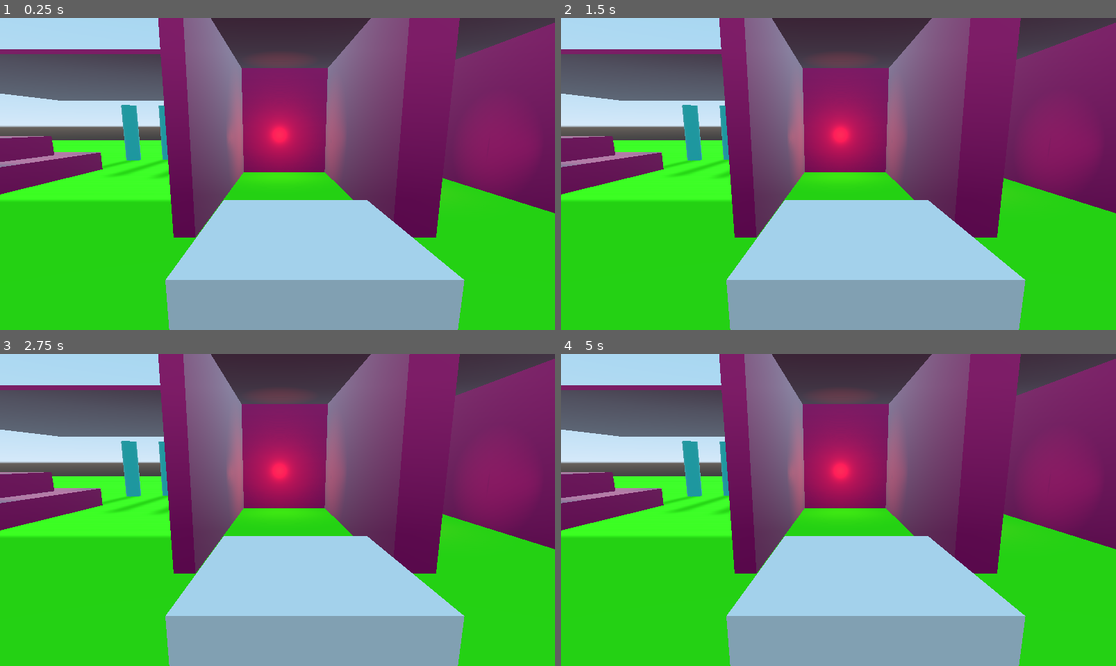
Above: before the commit, frames 1-4 (two rows, left to right).
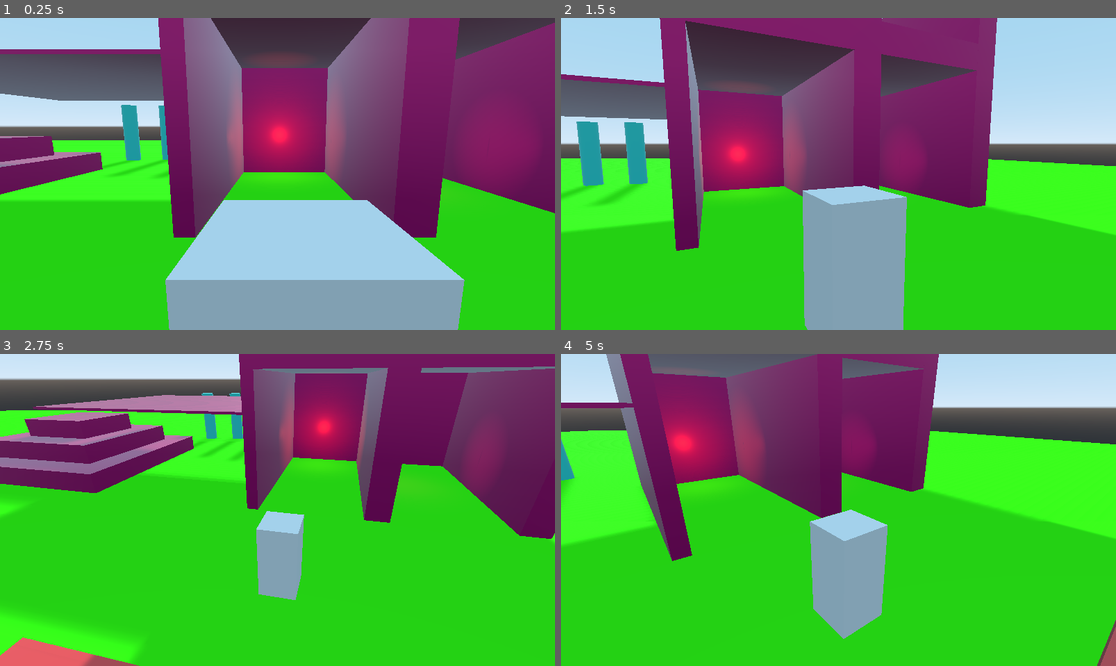
Above: after the commit, the same moments.

Repository: binaryorange/ECC
Game: Godot game, scene res://Testing.tscn
Same seed, same stepped clock (60 frames per second), same inputs: the game is played once before the commit and once after it.
Inputs (mouse positions are in pixels of both pictures, inside the frame that each line leads up to):
- Up to frame 1 (0.25 s): no input
- Up to frame 2 (1.5 s): tap Enter at 0.5 s; move the mouse to (960, 158) at 0.52 s; hold Mouse wheel down (mouse_zoom_out) 0.53-1.28 s; click (960, 158) at 0.67 s; move the mouse to (727, 189) at 1.27 s; tap Mouse wheel down (mouse_zoom_out) at 1.35 s; click (727, 189) at 1.42 s
- Up to frame 3 (2.75 s): move the mouse to (333, 441) at 2.02 s; hold Mouse wheel down (mouse_zoom_out) from 2.03 s (still down); click (333, 441) at 2.17 s
- Up to frame 4 (5 s): move the mouse to (810, 572) at 2.77 s; release Mouse wheel down (mouse_zoom_out) at 2.78 s; tap Mouse wheel down (mouse_zoom_out) at 2.85, 4.35 s; click (810, 572) at 2.92 s; move the mouse to (1005, 556) at 3.52 s; hold Mouse wheel down (mouse_zoom_out) 3.53-4.28 s; click (1005, 556) at 3.67 s; move the mouse to (672, 463) at 4.27 s; click (672, 463) at 4.42 s

The runs differ from the first frame. In frame 1, less than 0.1% of the frame differs, in the area x 2-97%, y 2-98%; in frame 2, 69%; in frame 3, 68%; in frame 4, 74%, in the area x 0-100%, y 0-100%.

Commit message:
GitIgnore Cleanup
Cleaning $#!7 up with a .gitignore

Diff:
--- a/CameraController.gd
+++ /dev/null
@@ -1,241 +0,0 @@
-extends Spatial
-
-# this is the exception that will be added to EVERY ClippedCamera.
-# this is so that we don't clip to ourselves!
-export (NodePath) var ClippedCameraException
-
-# this is the array that stores ALL of the ClippedCameras.
-# each camera is then accessed with the zoom variable to properly get the correct camera
-# at each zoom level. Pretty clever, eh?
-export (Array,NodePath) var cam_array = []
-
-# this is the camera that will actually be used to display the scene.
-export (NodePath) var ViewCam
-
-# rotation speed for the camera
-export (float) var RotationSpeed = 2.0
-
-# weight for camera lerp. Effectively used as the lerping speed. Default is 0.03, but you can change it.
-export (float) var LerpWeight = 0.03
-
-# this multiplies the current clip camera's clip offset.
-# change this if you'd like it clip in closer, further away, or even BACKWARDS.
-export (float) var ClipDistanceMultiplier = 1.15
-
-# we use this to modify the exact distance the target will move when clipping.
-# helps ensure that we still clip accurately in tight spots.
-export (float) var SpringArmDistanceMultiplier = 0.1
-
-# we will move the camera's target back to 0 if we exceed this value in the xGimbal's
-# x rotation value.  Useful to ensure accurate clipping when looking down at the player.
-export (float) var LookUpAngleThreshold = -20
-
-# the minimum camera angle limit (default is -70)
-export (float) var MinCameraAngleLimit = -70
-
-# the maximum camera angle (default is 35)
-export (float) var MaxCameraAngleLimit = 35
-
-# allows for a smoothing effect when the camera is pulling ahead through geometry, giving a little more flexibility
-# to the overall system.  Default is false for instant clipping.
-export (bool) var EnablePullAheadSmoothing = false
-
-export (float) var PullAheadSmoothingWeight = 0.2
-
-# node variables
-var yGimbal
-var xGimbal
-var viewCam
-
-# input and other variables
-var zoom = 0
-var cam_right
-var cam_up
-var gimbal_offset
-
-# we use this array to store the distances of each ClipCamera at runtime so we don't have to worry about
-# swapping and changing around values
-var clipcam_target_distance_array = []
-
-# we use this array to store the local z of the clipcamera relative to its parent.
-# we do this so we can easily change the distance of the camera without swapping values back and forth!
-var clipcam_distance_array = []
-
-var clipCamera = true
-
-# use this to switch between debug camera and regular view camera
-var isDebugCameraActive = false
-
-# called when the node enters the scene tree for the first time.
-func _ready():
-
-	# get the camera gimbals
-	yGimbal = self
-	xGimbal = $XGimbal
-
-	# ensure the gimbal doesn't inherit rotational information from the player
-	yGimbal.set_as_toplevel(true)
-
-	# add the Exception node to every ClippedCamera in cam_array
-	for cam in range(cam_array.size()):
-		get_node(cam_array[cam]).add_exception(get_node(ClippedCameraException))
-		print(get_node(cam_array[cam]).name + " received " + get_node(ClippedCameraException).name + " as collision exception at " + str(OS.get_time()))
-
-		# add the transform.z value of the clipcam's parent to each clipcam_target_distance_array element
-		clipcam_target_distance_array.insert(cam, get_node(cam_array[cam]).get_parent().transform.origin.z)
-
-		# now store the offset of each clipcam and its parent
-		clipcam_distance_array.insert(cam, get_node(cam_array[cam]).transform.origin.z)
-
-		# debug logs
-		print("Added camera " + str(get_node(cam_array[cam]).name) + " to cam_array")
-		print("Added distance value " + str(clipcam_target_distance_array[cam]) + " to clipcam_target_distance_array")
-		print("Added clipcam offset value " + str(clipcam_distance_array[cam]) + " to clipcam_distance_array")
-
-
-	# disable all but the first clip camera and the confined space cam automatically
-	get_node(cam_array[1]).set_clip_to_bodies(false)
-	get_node(cam_array[2]).set_clip_to_bodies(false)
-
-	# set the view camera to the view cam node
-	viewCam = get_node(ViewCam)
-
-	# set the view camera to the local z axis of the first clip cam
-	viewCam.transform.origin.z = get_node(cam_array[0]).transform.origin.z
-
-	# get the gimbal offset to accurately position the gimbal
-	gimbal_offset = yGimbal.transform.origin - get_parent().transform.origin
-
-
-func _process(delta):
-	_get_input(delta)
-	_update_camera()
-	_update_active_clip_camera()
-	_switch_camera()
-
-	# update the gimbal's position to the origin of the player
-	yGimbal.transform.origin = get_parent().transform.origin + gimbal_offset
-
-func _get_input(delta):
-
-	# store the input in a local var
-	cam_right = Input.get_action_strength("cam_look_right") - Input.get_action_strength("cam_look_left")
-	cam_up = Input.get_action_strength("cam_look_down") - Input.get_action_strength("cam_look_up")
-
-	# rotate the gimbals around their local axis
-	self.rotate_y(cam_right * RotationSpeed * delta)
-	xGimbal.rotate_x(cam_up * RotationSpeed * delta)
-
-	# clamp the camera so it can't rotate too far south or north, yeah
-
-	var xGimbalRotation = xGimbal.rotation_degrees
-	xGimbalRotation.x = clamp(xGimbalRotation.x, MinCameraAngleLimit, MaxCameraAngleLimit)
-	xGimbal.rotation_degrees = xGimbalRotation
-
-	# zoom the camera out or in
-	if Input.is_action_just_pressed("zoom"):
-		zoom += 1
-		if zoom > 2:
-			zoom = 0
-
-func _update_camera():
-	# store the current ClipCamera
-	var clip_cam = get_node(cam_array[zoom])
-
-	# store the clip cam's parent
-	var clip_cam_parent = get_node(cam_array[zoom]).get_parent()
-
-	# store the xGimbal's x rotation
-	var x_rot = xGimbal.rotation_degrees.x
-
-	# store the clip offset of the current clip camera
-	var clip_offset = clip_cam.get_clip_offset()
-
-	if clip_offset > 0:
-
-		# update the viewcam's local z position to the current clip cam's PARENT node's local z,
-		# then subtract the current clip cam's clip offset multiplied by ClipDistanceMultiplier
-
-		if EnablePullAheadSmoothing:
-			viewCam.transform.origin.z = lerp(viewCam.transform.origin.z,
-			clipcam_target_distance_array[zoom] + clipcam_distance_array[zoom] - clip_offset * ClipDistanceMultiplier,
-			PullAheadSmoothingWeight)
-		else:
-			viewCam.transform.origin.z = clipcam_target_distance_array[zoom] + clipcam_distance_array[zoom] - clip_offset * ClipDistanceMultiplier
-	else:
-		viewCam.transform.origin.z = lerp(viewCam.transform.origin.z, clipcam_target_distance_array[zoom] + clipcam_distance_array[zoom], LerpWeight)
-
-	# if we are at a zoom level greater than 0, calculate the distance from the camera to the player,
-	# then subtract that distance divided by 2 from the camera's local z position to treat the
-	# camera target like a spring.
-	if zoom > 0:
-
-		# store the current distance between the camera and the player
-		var distance_from_player = (viewCam.global_transform.origin - get_parent().global_transform.origin)
-
-		# if we are rotating up, move the target forward to a max value of 0 so that if the player goes under any overhanging geometry,
-		# we will clip through as expected
-#		if x_rot <= LookUpAngleThreshold:
-#			# now check if we are colliding
-#			if clip_offset > 0:
-#				clip_cam_parent.transform.origin.z = clipcam_target_distance_array[zoom] + 1 - distance_from_player.length() + x_rot/8
-#			else:
-#				clip_cam_parent.transform.origin.z = clipcam_target_distance_array[zoom] + x_rot/8
-#		elif x_rot > LookUpAngleThreshold:
-#			# now check if we are colliding
-#			if clip_offset > 0:
-#				clip_cam_parent.transform.origin.z = clipcam_target_distance_array[zoom] + 1 - distance_from_player.length() - abs(x_rot/8)
-#			else:
-#				clip_cam_parent.transform.origin.z = clipcam_target_distance_array[zoom] - abs(x_rot/8)
-
-		# set the current clip cam's position
-		if clip_offset == 0:
-			clip_cam.transform.origin.z = viewCam.transform.origin.z + 4 - clip_cam_parent.transform.origin.z
-
-		# limit the camera's local z position
-		if clip_cam_parent.transform.origin.z <= 2:
-			clip_cam_parent.transform.origin.z = 2
-
-func _update_active_clip_camera():
-
-	# choose which clip camera from the cam_array is active depending on index
-	if zoom == 0 and !get_node(cam_array[0]).is_clip_to_bodies_enabled():
-		get_node(cam_array[0]).set_clip_to_bodies(true)
-		get_node(cam_array[1]).set_clip_to_bodies(false)
-		get_node(cam_array[2]).set_clip_to_bodies(false)
-
-		get_node(cam_array[0]).get_parent().visible = true
-		get_node(cam_array[1]).get_parent().visible = false
-		get_node(cam_array[2]).get_parent().visible = false
-
-		print(get_node(cam_array[0]).name + ": Clipping set to: " + str(get_node(cam_array[0]).is_clip_to_bodies_enabled()))
-
-
-	elif zoom == 1 and !get_node(cam_array[1]).is_clip_to_bodies_enabled():
-		get_node(cam_array[0]).set_clip_to_bodies(false)
-		get_node(cam_array[1]).set_clip_to_bodies(true)
-		get_node(cam_array[2]).set_clip_to_bodies(false)
-
-		get_node(cam_array[0]).get_parent().visible = false
-		get_node(cam_array[1]).get_parent().visible = true
-		get_node(cam_array[2]).get_parent().visible = false
-		print(get_node(cam_array[1]).name + ": Clipping set to: " + str(get_node(cam_array[1]).is_clip_to_bodies_enabled()))
-
-	elif zoom == 2 and !get_node(cam_array[2]).is_clip_to_bodies_enabled():
-		get_node(cam_array[0]).set_clip_to_bodies(false)
-		get_node(cam_array[1]).set_clip_to_bodies(false)
-		get_node(cam_array[2]).set_clip_to_bodies(true)
-
-		get_node(cam_array[0]).get_parent().visible = false
-		get_node(cam_array[1]).get_parent().visible = false
-		get_node(cam_array[2]).get_parent().visible = true
-		print(get_node(cam_array[2]).name + ": Clipping set to: " + str(get_node(cam_array[2]).is_clip_to_bodies_enabled()))
-
-func _switch_camera():
-	if Input.is_action_just_pressed("switch_camera_to_debug"):
-		# flip the bool
-		isDebugCameraActive = !isDebugCameraActive
-		get_parent().get_node("DebugCamera").current = isDebugCameraActive
-
-		# flip it back here...
-		viewCam.current = !isDebugCameraActive
--- a/ClippedCameraSwitcher.gd
+++ /dev/null
@@ -1,38 +0,0 @@
-extends Node
-
-""" This script switches between the currently selected ClippedCamera node.
-	This is necessary so that we can turn off the cameras which are NOT currently
-	selected. """
-
-# first set up some local variables to represent the cam_array and zoom index
-var index
-var cam_array
-
-# Called when the node enters the scene tree for the first time.
-func _ready():
-	pass
-
-
-# Called every frame. 'delta' is the elapsed time since the previous frame.
-func _process(delta):
-
-	cam_array = get_parent().get_parent().cam_array
-	var cam_script = get_parent().get_parent()
-	if !cam_array == null:
-		if cam_script.zoom == 0:
-			# we are using the first camera, so turn off 2 and 3
-			get_node(cam_array[0]).set_clip_to_bodies(true)
-	#		cam_array[1].set_clip_to_bodies(false)
-	#		cam_array[2].set_clip_to_bodies(false)
-	#
-	#	elif index == 1:
-	#		# we are using the second camera, so turn off 1 and 3
-	#		cam_array[0].set_clip_to_bodies(false)
-	#		cam_array[1].set_clip_to_bodies(true)
-	#		cam_array[2].set_clip_to_bodies(false)
-	#
-	#	elif index == 2:
-	#		# we are using the third camera, so turn off 1 and 2
-	#		cam_array[0].set_clip_to_bodies(false)
-	#		cam_array[1].set_clip_to_bodies(false)
-	#		cam_array[2].set_clip_to_bodies(true)
--- a/ECC_ThirdPersonController.tscn
+++ b/ECC_ThirdPersonController.tscn
@@ -1,6 +1,6 @@
 [gd_scene load_steps=6 format=2]
 
-[ext_resource path="res://ECC_Controller.gd" type="Script" id=1]
+[ext_resource path="res://ECC_TPController.gd" type="Script" id=1]
 [ext_resource path="res://helper_mesh.tres" type="Material" id=2]
 
 [sub_resource type="CylinderMesh" id=1]
@@ -70,7 +70,7 @@
 [node name="ClippedCamera" type="ClippedCamera" parent="X Gimbal/ClipCameraTarget" groups=[
 "Player",
 ]]
-transform = Transform( -1, 0, 3.25841e-007, 0, 1, 0, -3.25841e-007, 0, -1, 0, 0, -4 )
+transform = Transform( -1, 3.55271e-015, 3.25841e-007, 3.55271e-015, 1, 1.49012e-008, -3.25841e-007, 1.49012e-008, -1, 0, 0, -4 )
 doppler_tracking = 1
 fov = 60.0
 near = 0.01
--- a/TestPlayer.tscn
+++ b/TestPlayer.tscn
@@ -1,7 +1,8 @@
-[gd_scene load_steps=6 format=2]
+[gd_scene load_steps=10 format=2]
 
-[ext_resource path="res://ECC_ThirdPersonController.tscn" type="PackedScene" id=1]
+[ext_resource path="res://helper_mesh.tres" type="Material" id=1]
 [ext_resource path="res://Player.gd" type="Script" id=2]
+[ext_resource path="res://ECC_TPController.gd" type="Script" id=3]
 
 [sub_resource type="BoxShape" id=1]
 extents = Vector3( 1, 2, 1 )
@@ -10,6 +11,13 @@
 size = Vector3( 2, 4, 2 )
 
 [sub_resource type="CapsuleMesh" id=3]
+
+[sub_resource type="CylinderMesh" id=4]
+
+[sub_resource type="SphereShape" id=5]
+
+[sub_resource type="BoxShape" id=6]
+extents = Vector3( 0.5, 2.5, 0.5 )
 
 [node name="TestPlayer" type="KinematicBody" groups=[
 "Player",
@@ -35,9 +43,116 @@
 mesh = SubResource( 3 )
 material/0 = null
 
-[node name="ECC_ThirdPerson" parent="." instance=ExtResource( 1 )]
+[node name="ECC_ThirdPerson" type="Spatial" parent="." groups=[
+"Player",
+]]
+transform = Transform( 1, 0, 0, 0, 0.984808, -0.173648, 0, 0.173648, 0.984808, 0.25, 2.5, 0.25 )
+script = ExtResource( 3 )
+ViewCamera = NodePath("../ECC_ThirdPerson/X Gimbal/ViewCamera")
+ClipCamera = NodePath("../ECC_ThirdPerson/X Gimbal/ClipCameraTarget/ClippedCamera")
+ClipCameraException = NodePath("..")
+ZoomLevels = [ NodePath("X Gimbal/ClipCameraTarget/Zoom1"), NodePath("X Gimbal/ClipCameraTarget/Zoom2"), NodePath("X Gimbal/ClipCameraTarget/Zoom3"), NodePath("X Gimbal/ClipCameraTarget/Zoom4") ]
+EnableFollowDelay = true
+EnableMouseInput = true
+
+[node name="X Gimbal" type="Spatial" parent="ECC_ThirdPerson" groups=[
+"Player",
+]]
+
+[node name="HelperMesh" type="MeshInstance" parent="ECC_ThirdPerson/X Gimbal" groups=[
+"Player",
+]]
+transform = Transform( 0.25, 0, 0, 0, 0.25, 0, 0, 0, 0.25, 0, 0, 0 )
+mesh = SubResource( 4 )
+material/0 = ExtResource( 1 )
+__meta__ = {
+"_editor_description_": "This HelperMesh represents the gimbal setup's CENTER, and thus its ZERO POSITION.
+
+Use this to to set where you want your camera to rotate  arond the player - DO NOT MOVE THE CAMERAS THEMSELVES!!!
+"
+}
+
+[node name="ViewCamera" type="Camera" parent="ECC_ThirdPerson/X Gimbal" groups=[
+"Player",
+]]
+transform = Transform( -1, 0, 3.25841e-007, 0, 1, 0, -3.25841e-007, 0, -1, 0, 0, -4 )
+current = true
+fov = 60.0
+near = 0.01
+__meta__ = {
+"_editor_description_": "This is the camera that actually sees the player.
+
+We feed it the positioning information from the ClippedCamera node.
+
+Make sure it matches the rotational "
+}
+
+[node name="CanClipDetector" type="Area" parent="ECC_ThirdPerson/X Gimbal/ViewCamera" groups=[
+"Player",
+]]
+transform = Transform( -1, 5.65817e-008, -3.20891e-007, 1.25092e-015, 0.984807, 0.173648, 3.25841e-007, 0.173648, -0.984807, 0, -0.174, 0.5 )
+input_ray_pickable = false
+
+[node name="CollisionShape" type="CollisionShape" parent="ECC_ThirdPerson/X Gimbal/ViewCamera/CanClipDetector" groups=[
+"Player",
+]]
+shape = SubResource( 5 )
+
+[node name="ClipCameraTarget" type="Spatial" parent="ECC_ThirdPerson/X Gimbal" groups=[
+"Player",
+]]
+
+[node name="ClippedCamera" type="ClippedCamera" parent="ECC_ThirdPerson/X Gimbal/ClipCameraTarget" groups=[
+"Player",
+]]
+transform = Transform( -1, 3.55271e-015, 3.25841e-007, 3.55271e-015, 1, 1.49012e-008, -3.25841e-007, 1.49012e-008, -1, 0, 0, -4 )
+doppler_tracking = 1
+fov = 60.0
+near = 0.01
+margin = 10.0
+process_mode = 1
+
+[node name="Zoom1" type="Position3D" parent="ECC_ThirdPerson/X Gimbal/ClipCameraTarget" groups=[
+"Player",
+]]
+transform = Transform( 1, 0, 0, 0, 1, 0, 0, 0, 1, 0, 0, -4 )
+
+[node name="Zoom2" type="Position3D" parent="ECC_ThirdPerson/X Gimbal/ClipCameraTarget" groups=[
+"Player",
+]]
+transform = Transform( 1, 0, 0, 0, 1, 0, 0, 0, 1, 0, 0, -8 )
+
+[node name="Zoom3" type="Position3D" parent="ECC_ThirdPerson/X Gimbal/ClipCameraTarget" groups=[
+"Player",
+]]
+transform = Transform( 1, 0, 0, 0, 1, 0, 0, 0, 1, 0, 0, -12 )
+
+[node name="Zoom4" type="Position3D" parent="ECC_ThirdPerson/X Gimbal/ClipCameraTarget" groups=[
+"Player",
+]]
+transform = Transform( 1, 0, 0, 0, 1, 0, 0, 0, 1, 0, 0, -16 )
+
+[node name="ConfinedSpaceDetector" type="Spatial" parent="ECC_ThirdPerson" groups=[
+"Player",
+]]
+transform = Transform( 1, 0, 0, 0, 0.984808, 0.173648, 0, -0.173648, 0.984808, 0, 0, 0 )
+
+[node name="ConfinedSpaceArea" type="Area" parent="ECC_ThirdPerson/ConfinedSpaceDetector" groups=[
+"Player",
+]]
+gravity_vec = Vector3( 0, 0, 0 )
+
+[node name="Shape" type="CollisionShape" parent="ECC_ThirdPerson/ConfinedSpaceDetector/ConfinedSpaceArea" groups=[
+"Player",
+]]
+transform = Transform( 1, 0, 0, 0, 1, 0, 0, 0, 1, 0, 2, 0 )
+shape = SubResource( 6 )
 
 [node name="Camera" type="Camera" parent="." groups=[
 "Player",
 ]]
 transform = Transform( -4.37114e-008, 0, 1, 0, 1, 0, -1, 0, -4.37114e-008, 11, 4, 2.62268e-007 )
+[connection signal="body_entered" from="ECC_ThirdPerson/X Gimbal/ViewCamera/CanClipDetector" to="ECC_ThirdPerson" method="_on_CanClipDetector_body_entered"]
+[connection signal="body_exited" from="ECC_ThirdPerson/X Gimbal/ViewCamera/CanClipDetector" to="ECC_ThirdPerson" method="_on_CanClipDetector_body_exited"]
+[connection signal="body_entered" from="ECC_ThirdPerson/ConfinedSpaceDetector/ConfinedSpaceArea" to="ECC_ThirdPerson" method="_on_ConfinedSpaceArea_body_entered"]
+[connection signal="body_exited" from="ECC_ThirdPerson/ConfinedSpaceDetector/ConfinedSpaceArea" to="ECC_ThirdPerson" method="_on_ConfinedSpaceArea_body_exited"]
--- a/project.godot
+++ b/project.godot
@@ -71,19 +71,9 @@
 "events": [ Object(InputEventJoypadMotion,"resource_local_to_scene":false,"resource_name":"","device":0,"axis":0,"axis_value":1.0,"script":null)
  ]
 }
-switch_camera_to_debug={
-"deadzone": 0.5,
-"events": [ Object(InputEventKey,"resource_local_to_scene":false,"resource_name":"","device":0,"alt":false,"shift":false,"control":true,"meta":false,"command":true,"pressed":false,"scancode":68,"unicode":0,"echo":false,"script":null)
- ]
-}
 capture_mouse={
 "deadzone": 0.5,
 "events": [ Object(InputEventKey,"resource_local_to_scene":false,"resource_name":"","device":0,"alt":false,"shift":false,"control":false,"meta":false,"command":false,"pressed":false,"scancode":16777217,"unicode":0,"echo":false,"script":null)
- ]
-}
-mouse_zoom_in={
-"deadzone": 0.5,
-"events": [ Object(InputEventMouseButton,"resource_local_to_scene":false,"resource_name":"","device":0,"alt":false,"shift":false,"control":false,"meta":false,"command":false,"button_mask":0,"position":Vector2( 0, 0 ),"global_position":Vector2( 0, 0 ),"factor":1.0,"button_index":4,"pressed":false,"doubleclick":false,"script":null)
  ]
 }
 mouse_zoom_out={
@@ -95,5 +85,6 @@
 [rendering]
 
 quality/shadows/filter_mode=2
+environment/default_clear_color=Color( 0, 0, 0, 1 )
 quality/filters/msaa=2
 environment/default_environment="res://default_env.tres"
Renamed: ECC_Controller.gd -> ECC_TPController.gd
